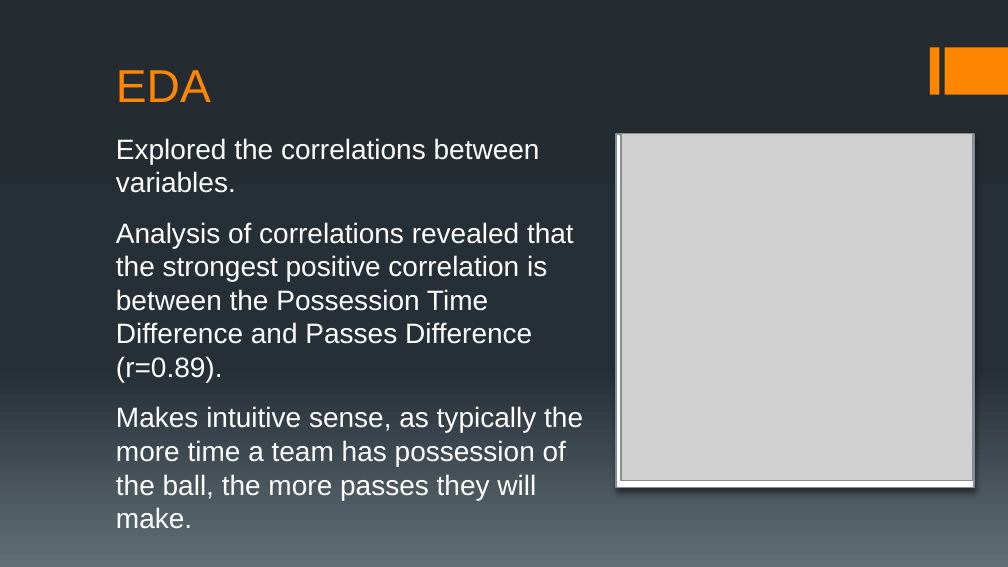
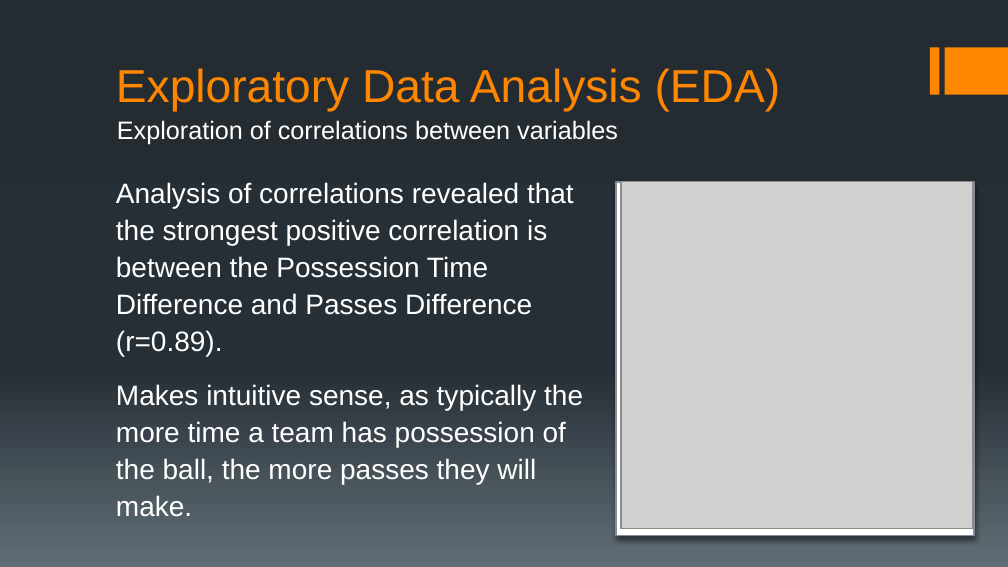
Before and after one commit to chudzikr/Springboard_Capstone1, a slide deck: slide 8 of reports/Capstone1_Final_Report_Pres.pptx. Drawn at 1008x567 pixels with LibreOffice and Linux fonts; fonts in the diff are those of the drawing; grey boxes stand for pictures. Boxes give left, top, right and bottom in pixels: in the first picture for what was removed or moved away, otherwise in the second. Text is boxed around its words. In the diff, an @@ line names an element or a change of style, - is before the commit and + after.

```diff
--- a/reports/Capstone1_Final_Report_Pres.pptx
+++ b/reports/Capstone1_Final_Report_Pres.pptx
@@ title at <box>116,68,781,111</box>: text changed @@
-EDA
+Exploratory Data Analysis (EDA)
@@ text at <box>116,138,540,193</box>: paragraph removed @@
-Explored the correlations between variables.
@@ text added at <box>117,120,618,145</box>, 18 pt, text #FFFFFF @@
+Exploration of correlations between variables
@@ text "Analysis of correlations revealed that ...": place and size @@
-text "Analysis of correlations revealed that ..." at <box>116,138,583,529</box>
+text "Analysis of correlations revealed that ..." at <box>116,182,583,517</box>
@@ text "Analysis of correlations revealed that ..." at <box>116,182,583,517</box>: line spacing 1 to 1.1 @@
@@ rectangle: place and size @@
-rectangle at <box>616,134,974,488</box>
+rectangle at <box>616,182,974,536</box>
@@ picture: place and size @@
-picture at <box>621,134,973,481</box>
+picture at <box>621,182,973,529</box>
```
Also in this commit, not shown: 4 other slides changed, 1 slide removed.
